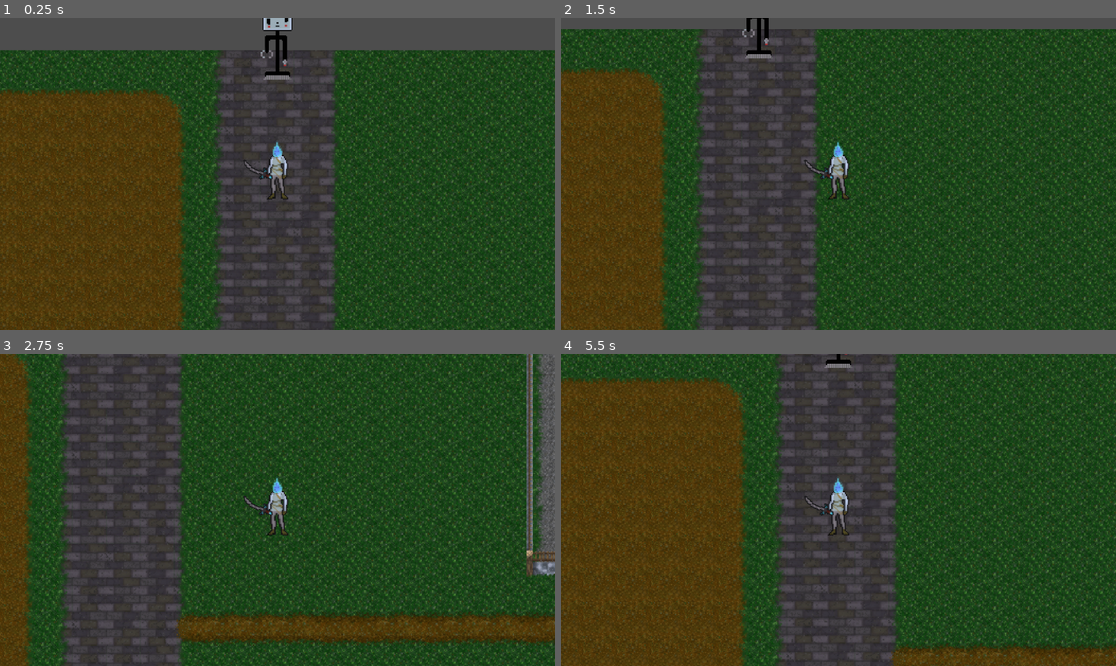
Above: before the commit, frames 1-4 (two rows, left to right).
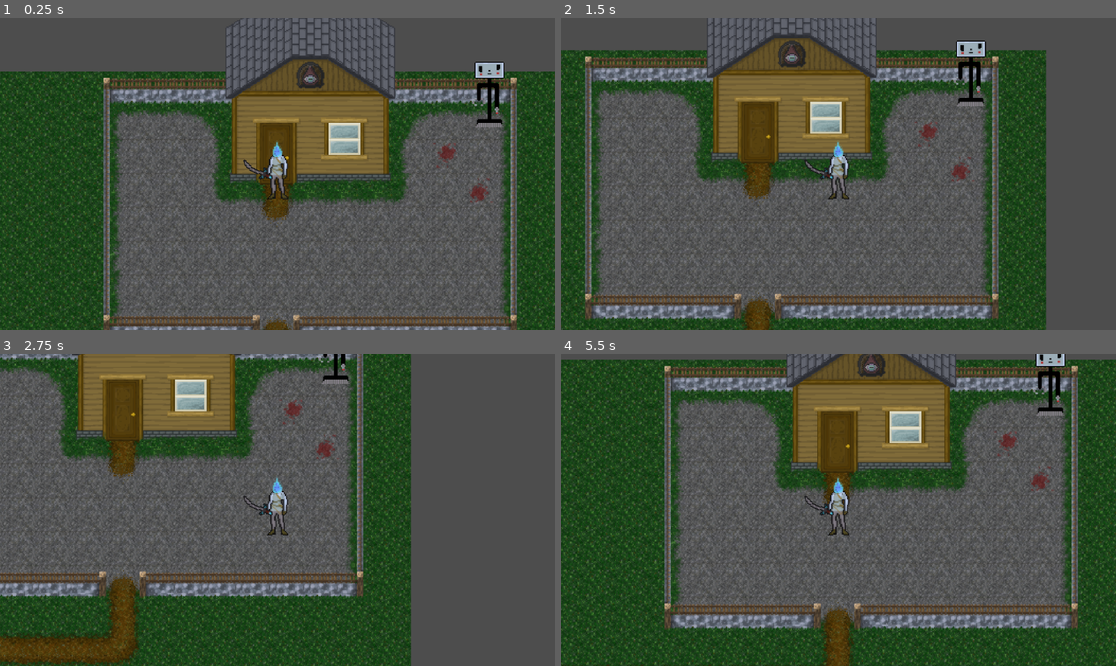
Above: after the commit, the same moments.

Repository: DropTheMag/Eldritch
Game: Godot game, scene res://Levels/Main.tscn
Same seed, same stepped clock (60 frames per second), same inputs: the game is played once before the commit and once after it.
Inputs:
- Up to frame 1 (0.25 s): no input
- Up to frame 2 (1.5 s): tap Enter at 0.5 s; hold Right (ui_right) 0.53-1.28 s; hold Down (ui_down) from 1.28 s (still down)
- Up to frame 3 (2.75 s): release Down (ui_down) at 2.03 s; hold Right (ui_right) from 2.03 s (still down)
- Up to frame 4 (5.5 s): release Right (ui_right) at 2.78 s; hold Up (ui_up) 2.78-3.53 s; hold Left (ui_left) 3.53-5.03 s; hold Down (ui_down) from 5.03 s (still down)

The runs differ from the first frame. In frame 1, 77% of the frame differs, in the area x 0-100%, y 0-100%; in frame 2, 80%; in frame 3, 79%; in frame 4, 83%.

Commit message:
Dialog System, File System, and Code Updated and Cleaned

Diff:
--- a/GlobalVariables.gd
+++ /dev/null
@@ -1,3 +0,0 @@
-extends Node
-
-var gui_is_on_screen = false
--- /dev/null
+++ b/HelperBot/HelperBot.gd
@@ -0,0 +1,8 @@
+extends Node2D
+
+var dialog_sequence = ["There's something sinister about him.",
+"He stares into the distance, ignoring your presence.",
+"You step closer and he twitches, never losing his gaze on the horizon.",
+"You hear small buzzes and mechanical clicks from within his body, a constant drone of electricity.",
+"He seems frozen in time...",
+"Something's wrong..."]
--- a/HelperBot/HelperBot.tscn
+++ b/HelperBot/HelperBot.tscn
@@ -1,5 +1,6 @@
-[gd_scene load_steps=3 format=3 uid="uid://dltoj1o0kuimw"]
+[gd_scene load_steps=4 format=3 uid="uid://dltoj1o0kuimw"]
 
+[ext_resource type="Script" path="res://HelperBot/HelperBot.gd" id="1_bpm15"]
 [ext_resource type="Texture2D" uid="uid://ddh2ngjd74emw" path="res://HelperBot/HelperBot.png" id="1_v0vdj"]
 
 [sub_resource type="RectangleShape2D" id="RectangleShape2D_t2wlt"]
@@ -7,11 +8,12 @@
 
 [node name="HelperBot" type="Node2D"]
 
-[node name="HelperBot" type="Sprite2D" parent="."]
+[node name="StaticBody2D" type="StaticBody2D" parent="." groups=["HelperBot"]]
+script = ExtResource("1_bpm15")
+
+[node name="HelperBot" type="Sprite2D" parent="StaticBody2D"]
 position = Vector2(0, -32)
 texture = ExtResource("1_v0vdj")
-
-[node name="StaticBody2D" type="StaticBody2D" parent="." groups=["HelperBot"]]
 
 [node name="CollisionShape2D" type="CollisionShape2D" parent="StaticBody2D"]
 position = Vector2(0, -14)
--- a/Levels/Main.tscn
+++ b/Levels/Main.tscn
@@ -10,7 +10,6 @@
 [node name="Master Tilemap" type="TileMap" parent="."]
 y_sort_enabled = true
 texture_filter = 1
-position = Vector2(7, 24)
 tile_set = ExtResource("1_unfew")
 format = 2
 layer_0/name = "Ground"
@@ -31,7 +30,9 @@
 layer_4/tile_data = PackedInt32Array(28, 917505, 2)
 
 [node name="Player" parent="." instance=ExtResource("2_wuddt")]
-position = Vector2(344, 165)
+position = Vector2(881, 121)
 
 [node name="HelperBot" parent="." instance=ExtResource("3_0koev")]
-position = Vector2(344, 52)
+z_index = 3
+y_sort_enabled = true
+position = Vector2(1081, 53)
--- a/Player/EldritchPlayer.tscn
+++ b/Player/EldritchPlayer.tscn
@@ -7,12 +7,26 @@
 [sub_resource type="RectangleShape2D" id="RectangleShape2D_e3615"]
 size = Vector2(20, 6)
 
+[sub_resource type="GDScript" id="GDScript_iojeq"]
+script/source = "extends Button
+
+# Hide the dialog box before initialization (allows it to still be viewed while editing)
+func _init():
+	visible = false
+
+# When pressed, hide the button dialog and let the GV know it's closed
+func _on_pressed():
+	visible = false
+	GV.dialog_open = false
+"
+
 [node name="Player" type="Node2D"]
 z_index = 3
 y_sort_enabled = true
 position = Vector2(0, 24)
 
 [node name="CharacterBody2D" type="CharacterBody2D" parent="."]
+floor_max_angle = 0.0
 script = ExtResource("1_60eyx")
 
 [node name="Character" type="Sprite2D" parent="CharacterBody2D"]
@@ -31,3 +45,15 @@
 [node name="WalkingCollision" type="CollisionShape2D" parent="CharacterBody2D" groups=["Player"]]
 position = Vector2(0, -3)
 shape = SubResource("RectangleShape2D_e3615")
+
+[node name="DialogButton" type="Button" parent="CharacterBody2D"]
+offset_left = -250.0
+offset_top = 97.0
+offset_right = 750.0
+offset_bottom = 128.0
+scale = Vector2(0.5, 0.5)
+pivot_offset = Vector2(-1, 0)
+text = "He has a mean look in his eyes..."
+script = SubResource("GDScript_iojeq")
+
+[connection signal="pressed" from="CharacterBody2D/DialogButton" to="CharacterBody2D/DialogButton" method="_on_pressed"]
--- a/Player/PlayerBody.gd
+++ b/Player/PlayerBody.gd
@@ -4,18 +4,19 @@
 
 func _physics_process(delta):
 
+	# Player controller
 	var HDirection = Input.get_axis("ui_left", "ui_right") * SPEED
 	var VDirection = Input.get_axis("ui_up", "ui_down") * SPEED
 
-	velocity = Vector2(HDirection, VDirection)
+	# Move player and grab collider info
+	var collision_info = move_and_collide(Vector2(HDirection, VDirection) * delta)
 
-	var collision_info = move_and_collide(velocity * delta)
-
+	# Check collider, do stuff
 	if collision_info:
 		var collider = collision_info.get_collider()
-		if collider and collider.is_in_group("HelperBot") and not GV.gui_is_on_screen:
-			var ui_scene = preload("res://UI/HelperBotTestUI.tscn")
-			var ui_scene_instance = ui_scene.instantiate()
-			add_child(ui_scene_instance)
-			GV.gui_is_on_screen = true
-			print("Collided with HelperBot!")
+		# Check if collided with HelperBot, opens dialog
+		if collider.is_in_group("HelperBot") and not GV.dialog_open:
+			var DialogButton = get_node("DialogUI/DialogButton")
+			DialogButton.text = collider.dialog_sequence[randi_range(0, 5)]
+			DialogButton.visible = true
+			GV.dialog_open = true
--- /dev/null
+++ b/Scripts/GlobalVariables.gd
@@ -0,0 +1,6 @@
+extends Node
+
+# Global variables for use in the entire program
+# Used externally by prefixing with GV.(variable name here)
+
+var dialog_open = false
--- a/Tilemap/Main.tres
+++ b/Tilemap/Main.tres
@@ -343,6 +343,7 @@
 6:9/0/y_sort_origin = 16
 6:9/0/physics_layer_0/linear_velocity = Vector2(0, 0)
 6:9/0/physics_layer_0/angular_velocity = 0.0
+6:9/0/physics_layer_0/polygon_0/points = PackedVector2Array(-16, 16, -16, 8, 16, 8, 16, 16)
 7:9/0 = 0
 7:9/0/y_sort_origin = 16
 7:9/0/physics_layer_0/linear_velocity = Vector2(0, 0)
@@ -352,6 +353,7 @@
 8:9/0/y_sort_origin = 16
 8:9/0/physics_layer_0/linear_velocity = Vector2(0, 0)
 8:9/0/physics_layer_0/angular_velocity = 0.0
+8:9/0/physics_layer_0/polygon_0/points = PackedVector2Array(16, 16, 16, 8, -16, 8, -16, 16)
 7:10/0 = 0
 7:10/0/y_sort_origin = 16
 7:10/0/physics_layer_0/linear_velocity = Vector2(0, 0)
--- a/UI/Button.gd
+++ /dev/null
@@ -1,15 +0,0 @@
-extends Button
-
-# Called when the node enters the scene tree for the first time.
-func _ready():
-	pass # Replace with function body.
-
-
-# Called every frame. 'delta' is the elapsed time since the previous frame.
-func _process(delta):
-	pass
-
-
-func _on_pressed():
-	get_parent().queue_free()
-	GV.gui_is_on_screen = false
--- a/UI/HelperBotTestUI.tscn
+++ /dev/null
@@ -1,25 +0,0 @@
-[gd_scene load_steps=2 format=3 uid="uid://d3uaf7cwjdee5"]
-
-[ext_resource type="Script" path="res://UI/Button.gd" id="1_xbh7a"]
-
-[node name="HelperBotTestUI" type="Control"]
-z_index = 10
-layout_mode = 3
-anchors_preset = 15
-anchor_right = 1.0
-anchor_bottom = 1.0
-offset_left = 1.0
-offset_right = 1.0
-grow_horizontal = 2
-grow_vertical = 2
-
-[node name="Button" type="Button" parent="."]
-layout_mode = 0
-offset_left = -130.0
-offset_top = 87.0
-offset_right = 128.0
-offset_bottom = 118.0
-text = "He has a mean look in his eyes..."
-script = ExtResource("1_xbh7a")
-
-[connection signal="pressed" from="Button" to="Button" method="_on_pressed"]
--- a/project.godot
+++ b/project.godot
@@ -16,7 +16,7 @@
 
 [autoload]
 
-GV="*res://GlobalVariables.gd"
+GV="*res://Scripts/GlobalVariables.gd"
 
 [input]
 
Not shown: 1 places in Player/EldritchPlayer.tscn that only renumber resources
